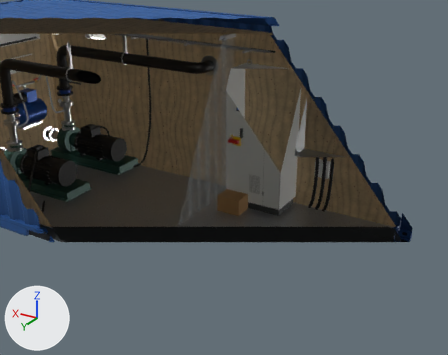
The glTF model kagon_pumpcontainer_oppningsbar.glb as it was, and as the next commit left it.
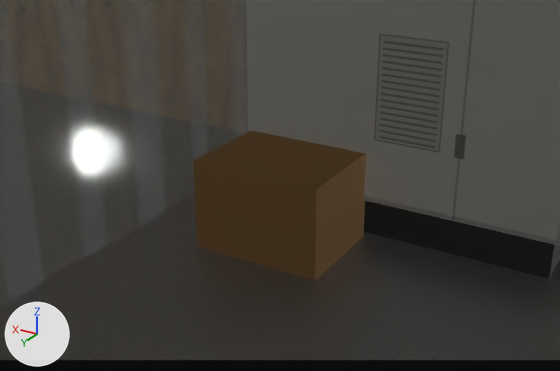
Each version is shown from a 50 mm camera at (-4.558, 5.923, 3.817) aimed at (-0.685, -0.531, 0.59), then close up from a 50 mm camera at (-1.711, 0.962, 1.047) aimed at (-0.84, -0.49, 0.321). Every picture has the same lights, and +X, +Y and +Z are marked at lower left. The older version's two pictures come first. Everything nearer to the camera than a plane just in front of the edit is cut away. Where no turn or scale is listed for an object, it has been applied to the vertices.

In view in the first close-up: 'caprari_front', 'cardboard', 'checker_plate', 'plinth', 'pvc_curtain' and 1 more.
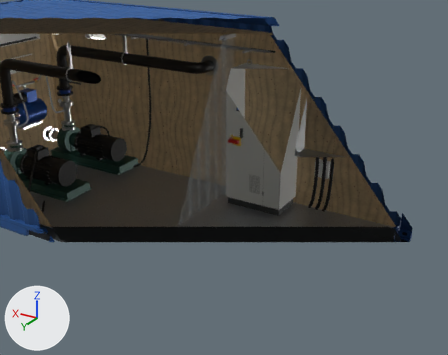
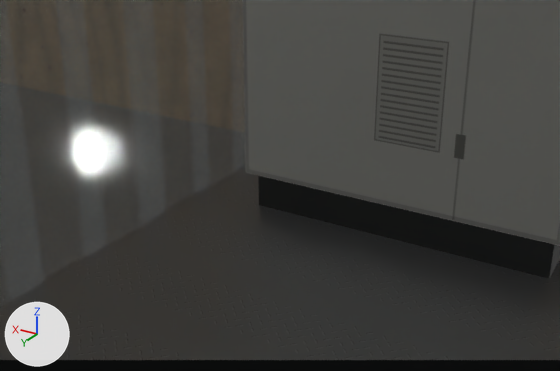
Edits to the bpy script that builds the scene:
```text
Remove ob_cardboard:
    ob_cardboard = bpy.data.objects.new('cardboard', me_mesh_64)
    ob_cardboard.location = (-0.85, -0.48, 0.29)
```

Pixel boxes (x1, y1, x2, y2) of what changed, in the close-ups (560 x 371 px):
'cardboard', deleted (orange)
    before: (193, 130, 366, 281)
